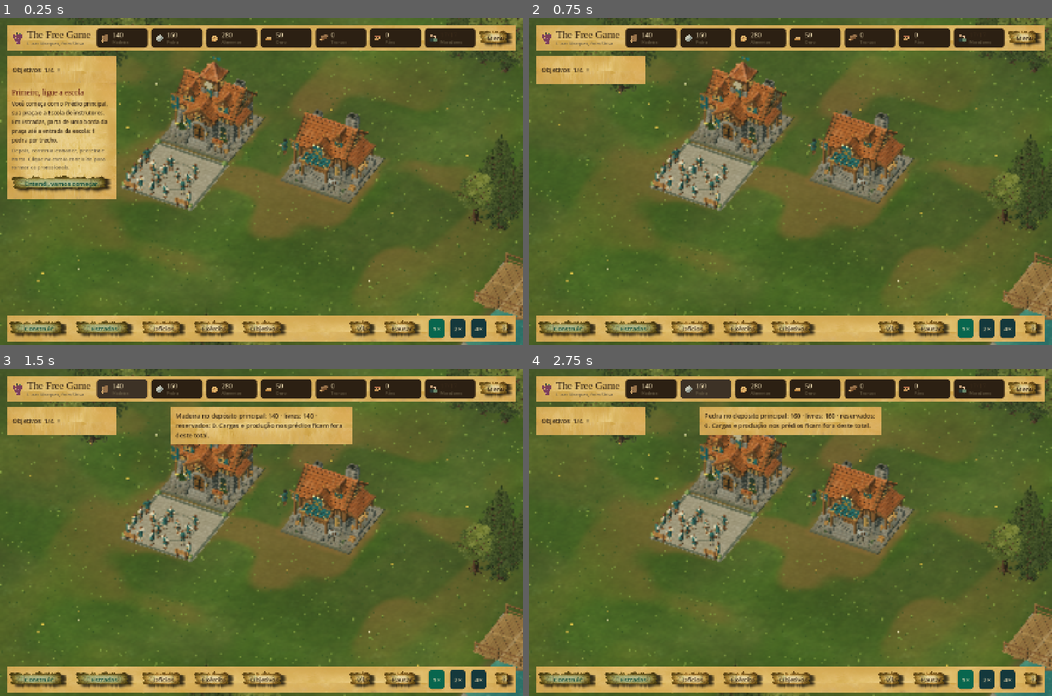
Above: before the commit, frames 1-4 (two rows, left to right).
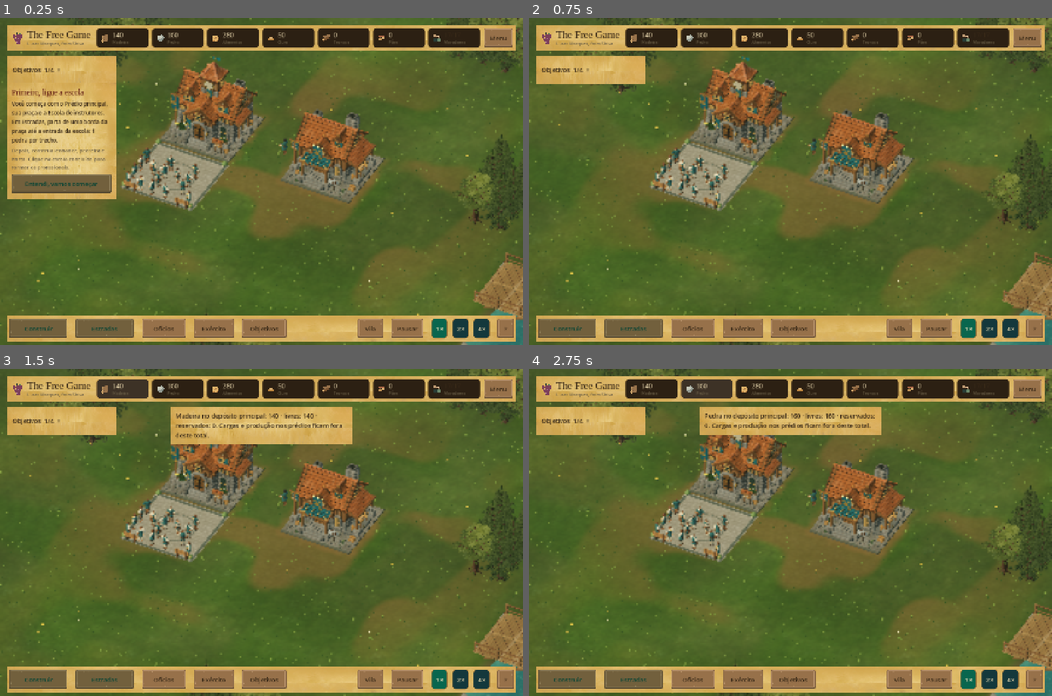
Above: after the commit, the same moments.

Repository: LucasMarquesShiva/the-free-game
Game: Godot game, scene res://scenes/loading.tscn
The game is run twice, just before and just after one commit, with the same random seed, the same clock (stepped at 60 frames per second) and the same inputs.
Inputs (mouse positions are in pixels of both pictures, inside the frame that each line leads up to):
- Up to frame 1 (0.25 s): no input
- Up to frame 2 (0.75 s): click "Entendi, vamos começar" at 0.5 s
- Up to frame 3 (1.5 s): click (120, 388) at 1.27 s
- Up to frame 4 (2.75 s): click (706, 388) at 2.02 s

The runs differ from the first frame. In frame 1, 5.5% of the frame differs, in the area x 1-99%, y 3-99%; in frame 2, 4.5%; in frame 3, 4.5%; in frame 4, 4.5%.

Commit message:
Swap the paper-banner button skin back for Kenney's CC0 RPG UI pack
Restores assets/approved/ui/kenney/ (buttonLong_brown normal/pressed,
buttonRound_brown) and repoints _paper_button_style() at it instead of
paper_banner.png, keeping the function/call sites (Button theme,
_accent()) unchanged. Pressed state now uses the dedicated pressed
texture rather than a darkened tint. Panels keep the aged-paper
background from earlier — this only changes buttons, per feedback
that the banner-skinned buttons weren't wanted.

Diff:
--- a/game/ui/approved_hud.gd
+++ b/game/ui/approved_hud.gd
@@ -297,10 +297,10 @@
 	theme.set_constant("separation", "HBoxContainer", 8)
 	theme.set_constant("separation", "VBoxContainer", 8)
 	theme.set_stylebox("normal", "Button", _paper_button_style())
-	theme.set_stylebox("hover", "Button", _paper_button_style(Color(1.12,1.08,0.96)))
-	theme.set_stylebox("pressed", "Button", _paper_button_style(Color(0.82,0.78,0.68)))
+	theme.set_stylebox("hover", "Button", _paper_button_style(Color(1.08,1.05,0.98)))
+	theme.set_stylebox("pressed", "Button", _paper_button_style(Color.WHITE,"buttonLong_brown_pressed"))
 	theme.set_stylebox("focus", "Button", _focus_style())
-	theme.set_stylebox("disabled", "Button", _paper_button_style(Color(0.7,0.7,0.68)))
+	theme.set_stylebox("disabled", "Button", _paper_button_style(Color(0.72,0.72,0.7)))
 	theme.set_color("font_color", "Button", INK_DARK)
 	theme.set_color("font_hover_color", "Button", INK_DARK)
 	theme.set_color("font_pressed_color", "Button", INK_DARK)
@@ -387,16 +387,16 @@
 ## Torn-parchment banner (assets/approved/ui/paper_banner.png) 9-sliced for
 ## every button; `tint` multiplies it so hover/pressed/accent states reuse
 ## the one asset instead of needing separate art per state/color.
-static var _paper_banner_texture: Texture2D
-func _paper_button_style(tint: Color = Color.WHITE) -> StyleBoxTexture:
-	if _paper_banner_texture == null:
-		_paper_banner_texture = load("res://assets/approved/ui/paper_banner.png")
+static var _kenney_textures: Dictionary = {}
+func _paper_button_style(tint: Color = Color.WHITE, kind: String = "buttonLong_brown") -> StyleBoxTexture:
+	if not _kenney_textures.has(kind):
+		_kenney_textures[kind] = load("res://assets/approved/ui/kenney/%s.png" % kind)
 	var box := StyleBoxTexture.new()
-	box.texture = _paper_banner_texture
-	box.texture_margin_left = 34;box.texture_margin_right = 34
-	box.texture_margin_top = 14;box.texture_margin_bottom = 14
-	box.content_margin_left = 22;box.content_margin_right = 22
-	box.content_margin_top = 14;box.content_margin_bottom = 14
+	box.texture = _kenney_textures[kind]
+	box.texture_margin_left = 13;box.texture_margin_right = 13
+	box.texture_margin_top = 13;box.texture_margin_bottom = 13
+	box.content_margin_left = 16;box.content_margin_right = 16
+	box.content_margin_top = 10;box.content_margin_bottom = 10
 	box.modulate_color = tint
 	return box
 
@@ -405,7 +405,7 @@
 	var ink := color.darkened(0.35)
 	button.add_theme_stylebox_override("normal", _paper_button_style(tint))
 	button.add_theme_stylebox_override("hover", _paper_button_style(tint.lightened(0.08)))
-	button.add_theme_stylebox_override("pressed", _paper_button_style(tint.darkened(0.12)))
+	button.add_theme_stylebox_override("pressed", _paper_button_style(tint,"buttonLong_brown_pressed"))
 	button.add_theme_color_override("font_color", ink)
 	button.add_theme_color_override("font_hover_color", ink)
 	button.add_theme_color_override("font_pressed_color", ink)
Not shown, added: game/assets/approved/ui/kenney/LICENSE-kenney.txt
Binary file added: game/assets/approved/ui/kenney/buttonLong_brown.png
Not shown, added: game/assets/approved/ui/kenney/buttonLong_brown.png.import
Binary file added: game/assets/approved/ui/kenney/buttonLong_brown_pressed.png
Not shown, added: game/assets/approved/ui/kenney/buttonLong_brown_pressed.png.import
Binary file added: game/assets/approved/ui/kenney/buttonRound_brown.png
Not shown, added: game/assets/approved/ui/kenney/buttonRound_brown.png.import
